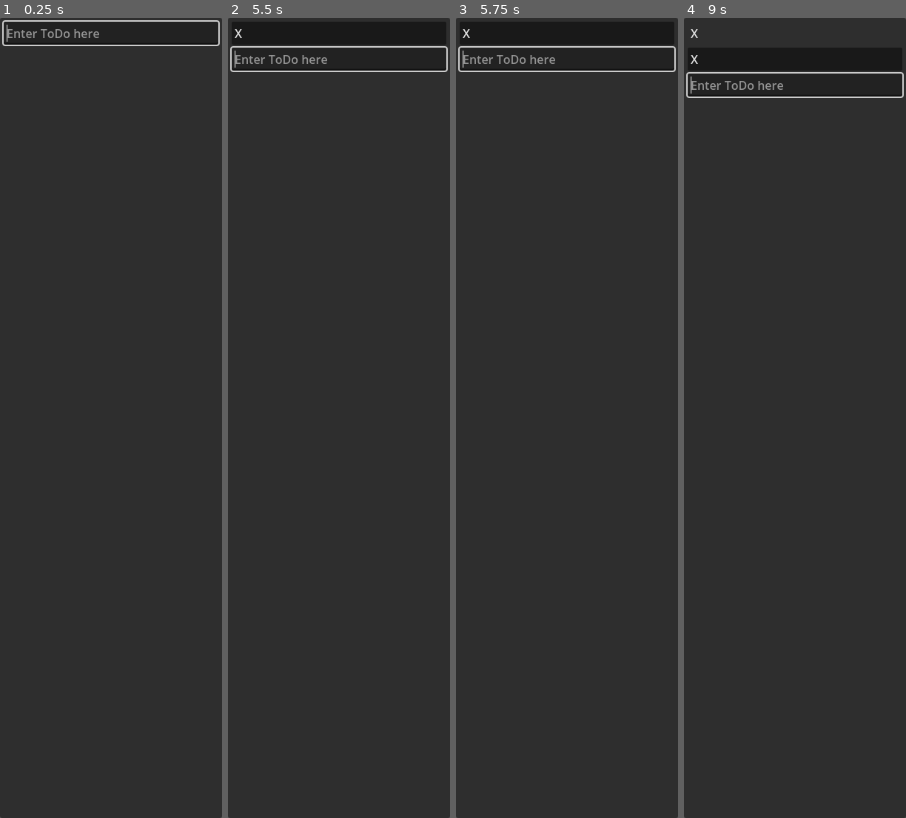
Above: before the commit, frames 1-4 (left to right).
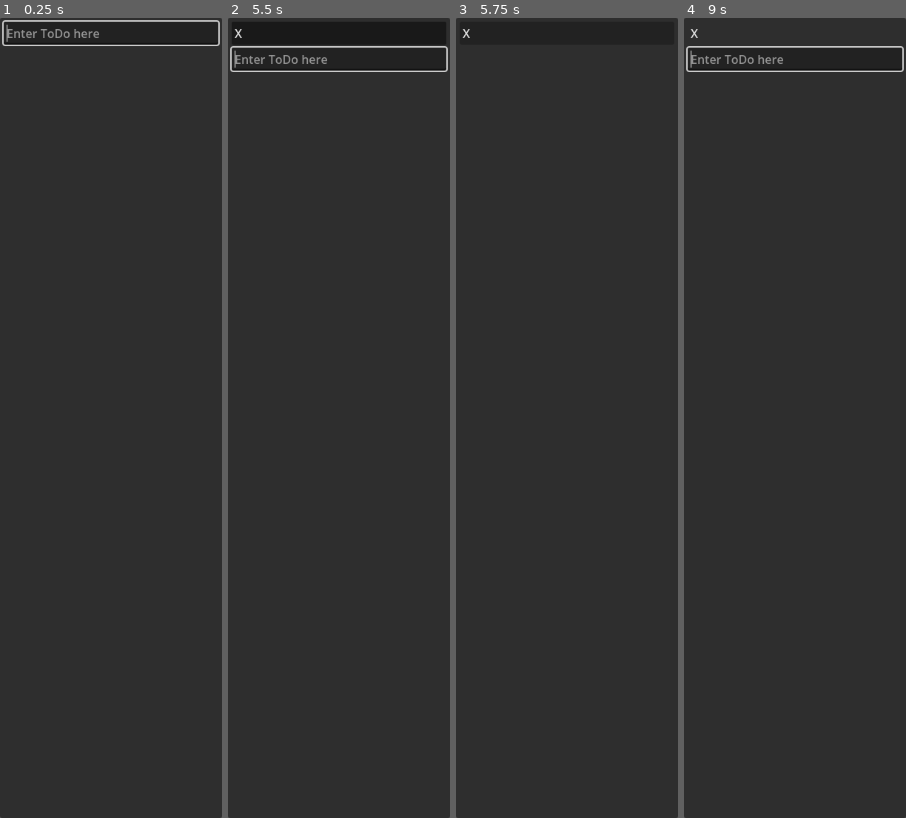
Above: after the commit, the same moments.

Repository: Kjarrigan/GoDo
Game: Godot game, scene res://GoDo.tscn
Same seed, same stepped clock (60 frames per second), same inputs: the game is played once before the commit and once after it.
Inputs (mouse positions are in pixels of both pictures, inside the frame that each line leads up to):
- Up to frame 1 (0.25 s): no input
- Up to frame 2 (5.5 s): click (339, 34) at 0.52 s; type "12" at 0.6 s; tap Enter (add_same_level) at 1.25, 2.85, 3.5, 5 s; move the mouse to (387, 378) at 1.27 s; press the mouse at (387, 378) at 1.28 s; release the mouse at (387, 378) at 2 s; click "X" at 2 s; tap Space at 2.75, 4.25 s; move the mouse to (294, 458) at 2.77 s; click (294, 458) at 3.05 s; move the mouse to (361, 242) at 3.52 s; hold Right mouse button (deselect) 3.53-4.28 s; click (361, 242) at 3.8 s; move the mouse to (339, 34) at 4.27 s; click (339, 34) at 4.35 s; move the mouse to (405, 538) at 5.02 s; press the mouse at (405, 538) at 5.03 s
- Up to frame 3 (5.75 s): tap F9 (load) at 5.65 s
- Up to frame 4 (9 s): move the mouse to (728, 298) at 5.77 s; release the mouse at (728, 298) at 5.78 s; tap Enter (add_same_level) at 5.85, 8.85 s; click (728, 298) at 6.05 s; tap F5 (save) at 6.4 s; tap Space at 6.5 s; move the mouse to (795, 58) at 6.52 s; hold Right mouse button (deselect) 6.53-7.28 s; click (795, 58) at 6.8 s; move the mouse to (761, 218) at 7.27 s; click (761, 218) at 7.35 s; move the mouse to (843, 378) at 8.02 s; press the mouse at (843, 378) at 8.03 s; move the mouse to (750, 458) at 8.77 s; release the mouse at (750, 458) at 8.78 s

Frames 1-2 are identical in both runs. In frame 3, 0.9% of the frame differs, in the area x 0-100%, y 3-7%; in frame 4, 1.7%, in the area x 0-100%, y 3-10%.
Error after the commit: Cannot call method 'get_parent' on a previously freed instance. (res://lib/globals.gd:31)

Commit message:
Auto load on start and save on items added/removed

Diff:
--- a/GoDo.gd
+++ b/GoDo.gd
@@ -5,3 +5,5 @@
 func _ready():
 	Globals.root_list = $Border/List
 	Globals.new_input($Border/List)
+	Globals.load_tasks()
+	Globals.item_selected.emit(null)
--- a/lib/entry.gd
+++ b/lib/entry.gd
@@ -11,6 +11,7 @@
 func _ready():
 	label.text = text
 	Globals.item_selected.connect(unselect)
+	tree_exited.connect(func(): Globals.item_changed.emit())
 
 func _on_mouse_entered():
 	if selected:
@@ -43,6 +44,7 @@
 
 func _on_finish_pressed():
 	queue_free()
+	Globals.item_changed.emit()
 
 func save() -> Dictionary:
 	var save_data = {
--- a/lib/globals.gd
+++ b/lib/globals.gd
@@ -1,6 +1,8 @@
 extends Node
 
 signal item_selected(item)
+signal item_changed()
+
 var root_list
 var active_item : Entry
 const INDENT = 20
@@ -11,6 +13,7 @@
 
 func _ready():
 	item_selected.connect(func(item): active_item = item)
+	item_changed.connect(func(): save_tasks())
 
 func _unhandled_input(event):
 	if event.is_action_pressed("add_below"):
@@ -35,11 +38,13 @@
 		item_selected.emit(null)
 		return
 
-	if event.is_action_pressed("save"):
-		save_tasks()
+	# Save/Load via buttons is only intended for debugging
+	if OS.has_feature("editor"):
+		if event.is_action_pressed("save"):
+			save_tasks()
 
-	if event.is_action_pressed("load"):
-		load_tasks()
+		if event.is_action_pressed("load"):
+			load_tasks()
 
 func new_input(parent):
 	var inp = input.instantiate()
@@ -84,10 +89,6 @@
 	if not FileAccess.file_exists(SAVE_FILE):
 		return
 
-	# Wipe everything
-	for ele in root_list.get_children():
-		ele.queue_free()
-
 	var file = FileAccess.open(SAVE_FILE, FileAccess.READ)
 	var json = JSON.new()
 	var parse_result = json.parse(file.get_line())
@@ -95,7 +96,11 @@
 		print("JSON Parse Error: ", json.get_error_message())
 		return
 
-	_load_nested_tasks(root_list, json.get_data()["tasks"])
+	var data = json.get_data().get("tasks")
+	if data is Array and len(data) > 0:
+		for ele in root_list.get_children():
+			ele.queue_free()
+		_load_nested_tasks(root_list, data)
 
 func _load_nested_tasks(ref, list):
 	for ele in list:
--- a/lib/input.gd
+++ b/lib/input.gd
@@ -1,4 +1,7 @@
 extends LineEdit
+
+func _ready():
+	tree_exited.connect(func(): Globals.item_changed.emit())
 
 func _on_text_submitted(new_text):
 	Globals.add_task(get_meta("parent"), new_text)
